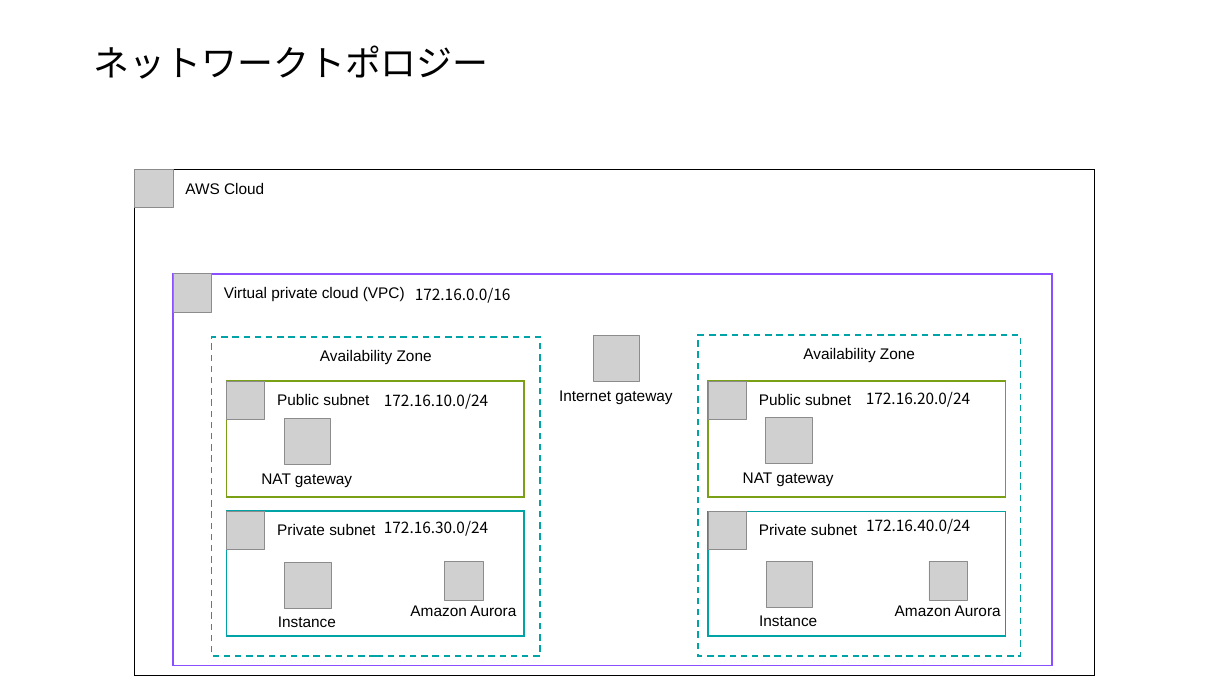
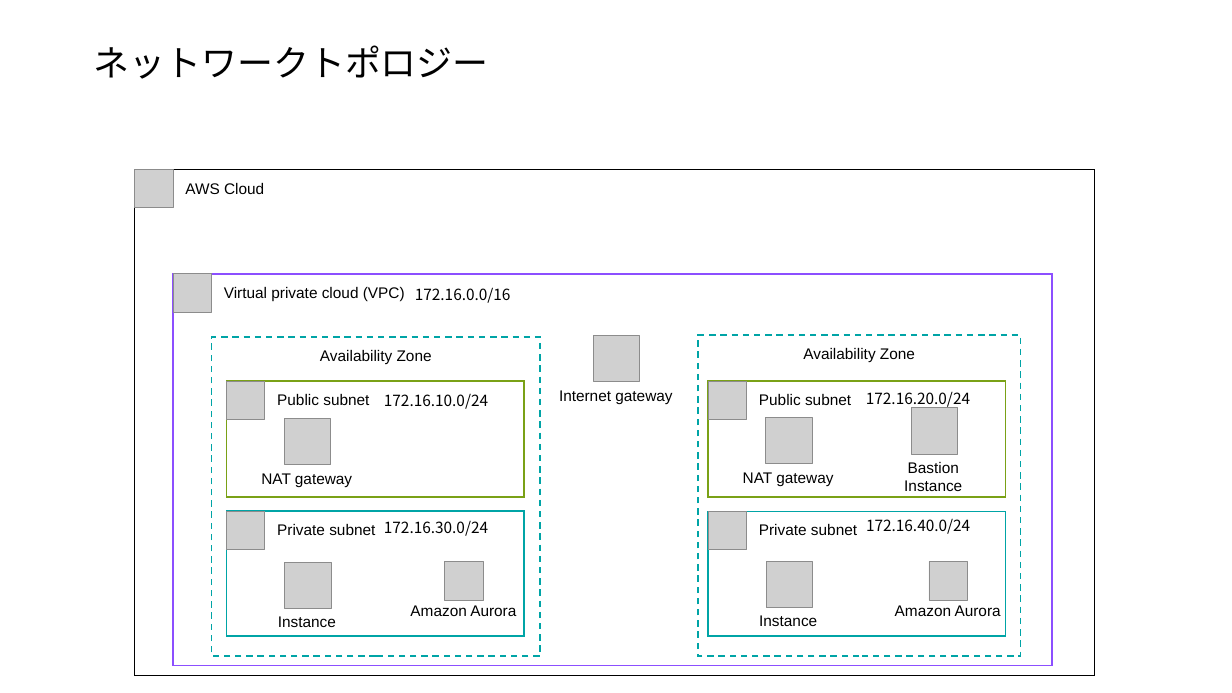
Before and after one commit to koga-infrabbit/handson, a slide deck: slide 2 of fullset/40.詳細設計書/システム構成図.pptx. Drawn at 1232x693 pixels with LibreOffice and Linux fonts; fonts in the diff are those of the drawing; grey boxes stand for pictures. Boxes give left, top, right and bottom in pixels: in the first picture for what was removed or moved away, otherwise in the second. Text is boxed around its words. In the diff, an @@ line names an element or a change of style, - is before the commit and + after.

```diff
--- a/fullset/40.詳細設計書/システム構成図.pptx
+++ b/fullset/40.詳細設計書/システム構成図.pptx
@@ picture added at <box>911,408,958,454</box> @@
@@ text added at <box>904,462,962,491</box>, 12 pt, text #000000 @@
+Bastion Instance
```
Also in this commit, not shown: 3 other slides changed, 4 other files.
